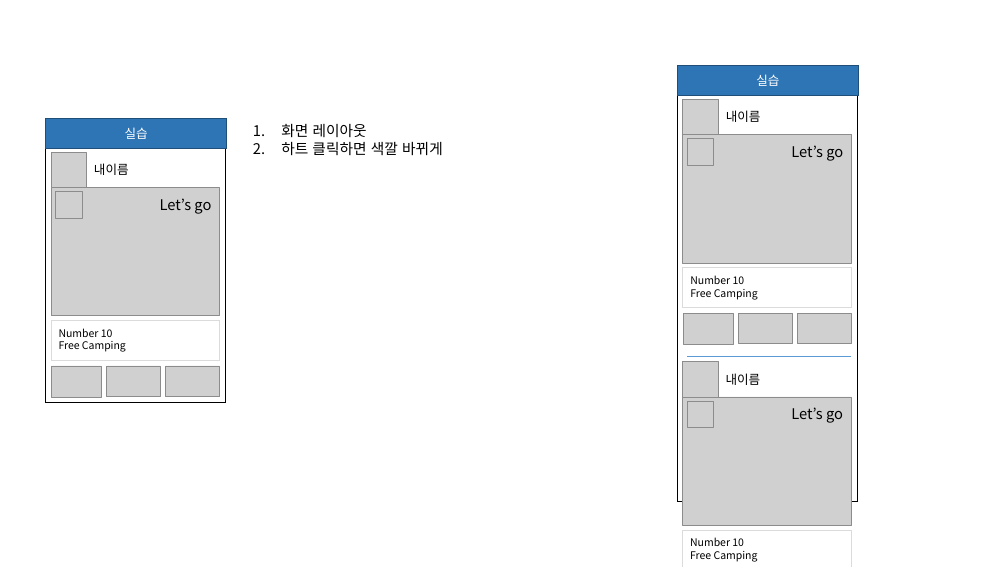
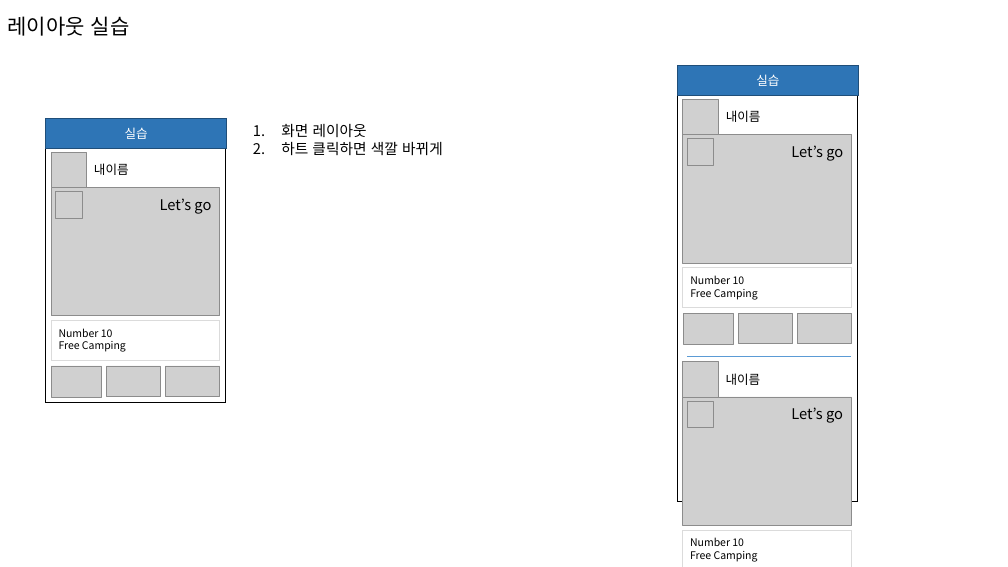
Before and after one commit to hongjaikim/lecture, a slide deck: slide 38 of flutter/Google_Flutter_-2.pptx (slide 33 before the commit). Drawn at 1008x567 pixels with LibreOffice and Linux fonts; fonts in the diff are those of the drawing; grey boxes stand for pictures; background and template pictures are left out. Boxes give left, top, right and bottom in pixels: in the first picture for what was removed or moved away, otherwise in the second. Text is boxed around its words. In the diff, an @@ line names an element or a change of style, - is before the commit and + after.

```diff
--- a/flutter/Google_Flutter_-2.pptx
+++ b/flutter/Google_Flutter_-2.pptx
@@ title added at bbox=[8, 16, 130, 36], 20 pt, text #000000 @@
+레이아웃 실습
```
Also in this commit, not shown: 25 other slides changed, 6 slides added, 3 other files.
